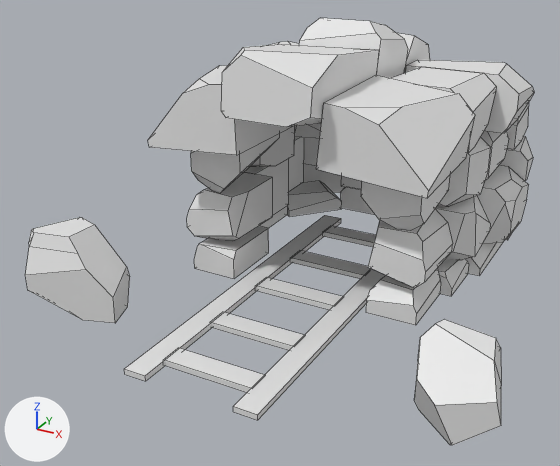
Two versions of the FBX model Assets/Viridis Country/Models/Pedreira/Pedreira.fbx, one commit apart.
The view is the same before and after, from a 50 mm lens placed at (5.75, -12.74, 7.3), pointed at (-1.08, -0.32, 1.09). The lights are fixed; the arrows at lower left show +X, +Y and +Z. Mesh edges are drawn as thin lines. Where no turn or scale is listed for an object, it has been applied to the vertices.
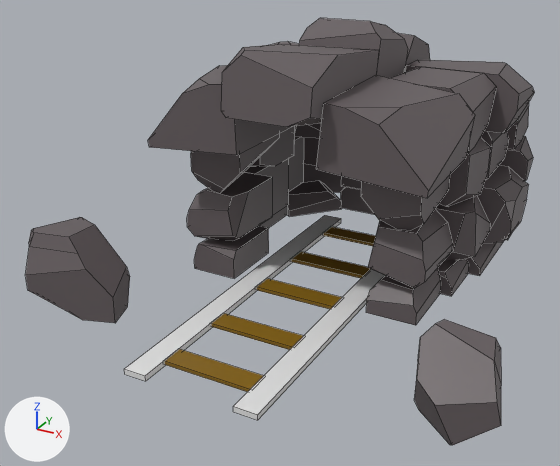
Location of each change, [x1, y1, x2, y2] in pixels of the pictures (560 x 466 px; the box of a moved part takes in the faces that stretch with it):
part 1 of me_cube_011, moved or reshaped
    before: [256, 278, 343, 310]
    after: [257, 279, 342, 309]
part 2 of me_cube_011, moved or reshaped
    before: [211, 312, 306, 350]
    after: [212, 314, 303, 350]
part 3 of me_cube_011, moved or reshaped
    before: [164, 348, 266, 393]
    after: [165, 349, 263, 392]
part 4 of me_cube_011, moved or reshaped
    before: [291, 251, 371, 279]
    after: [292, 252, 371, 278]
part 5 of me_cube_011, moved or reshaped
    before: [324, 226, 376, 247]
    after: [324, 227, 376, 246]
part 6 of me_cube_011, recoloured
    both: [25, 18, 534, 445]

Diff of the bpy script that builds the scene:
```diff
--- a/Assets/Viridis Country/Models/Pedreira/Pedreira.fbx.py
+++ b/Assets/Viridis Country/Models/Pedreira/Pedreira.fbx.py
@@ mat_ferro @@
+mat_ferro = principled_material('Ferro')
+mat_ferro.base_color = (0.8, 0.8, 0.8)  # white #e7e7e7
@@ mat_material_001 @@
+mat_material_001 = principled_material('Material.001')
+mat_material_001.base_color = (0.131, 0.11, 0.115)  # dark grey #655d5f
@@ mat_madeira @@
+mat_madeira = principled_material('Madeira')
+mat_madeira.base_color = (0.241, 0.13, 0.005)  # yellow #876510
@@ me_cube_011 @@
 me_cube_011.from_pydata(...)  # 802 vertices, 496 faces; spans x -4.88..4.19, y -4.47..6.05, z -0.02..5.04
 # used by ob_cube_008; location = (0.0, 0.0, 0.0)
+# me_cube_011 part 1: the loose piece of 8 vertices spanning x -1.34..0.41, y -0.88..-0.45, z -0.01..0.1 is scaled about its middle by (1, 1, 0.624), in mat_madeira (yellow #876510)
+# me_cube_011 part 2: the loose piece of 8 vertices spanning x -1.34..0.41, y -2.52..-2.09, z -0.01..0.1 is scaled about its middle by (1, 1, 0.624), in mat_madeira (yellow #876510)
+# me_cube_011 part 3: the loose piece of 8 vertices spanning x -1.34..0.41, y -3.94..-3.51, z -0.01..0.1 is scaled about its middle by (1, 1, 0.624), in mat_madeira (yellow #876510)
+# me_cube_011 part 4: the loose piece of 8 vertices spanning x -1.34..0.41, y 0.6..1.03, z -0.01..0.1 is scaled about its middle by (1, 1, 0.624), in mat_madeira (yellow #876510)
+# me_cube_011 part 5: the loose piece of 8 vertices spanning x -1.34..0.41, y 2.19..2.62, z -0.01..0.1 is scaled about its middle by (1, 1, 0.624), in mat_madeira (yellow #876510)
+# me_cube_011 part 6: 464 faces spanning x -4.88..4.19, y -3.83..6.05, z -0.02..5.04 switch from no material to mat_material_001 (dark grey #655d5f)
+me_cube_011.materials.append(mat_ferro)  # white #e7e7e7
+me_cube_011.materials.append(mat_madeira)  # yellow #876510
```
